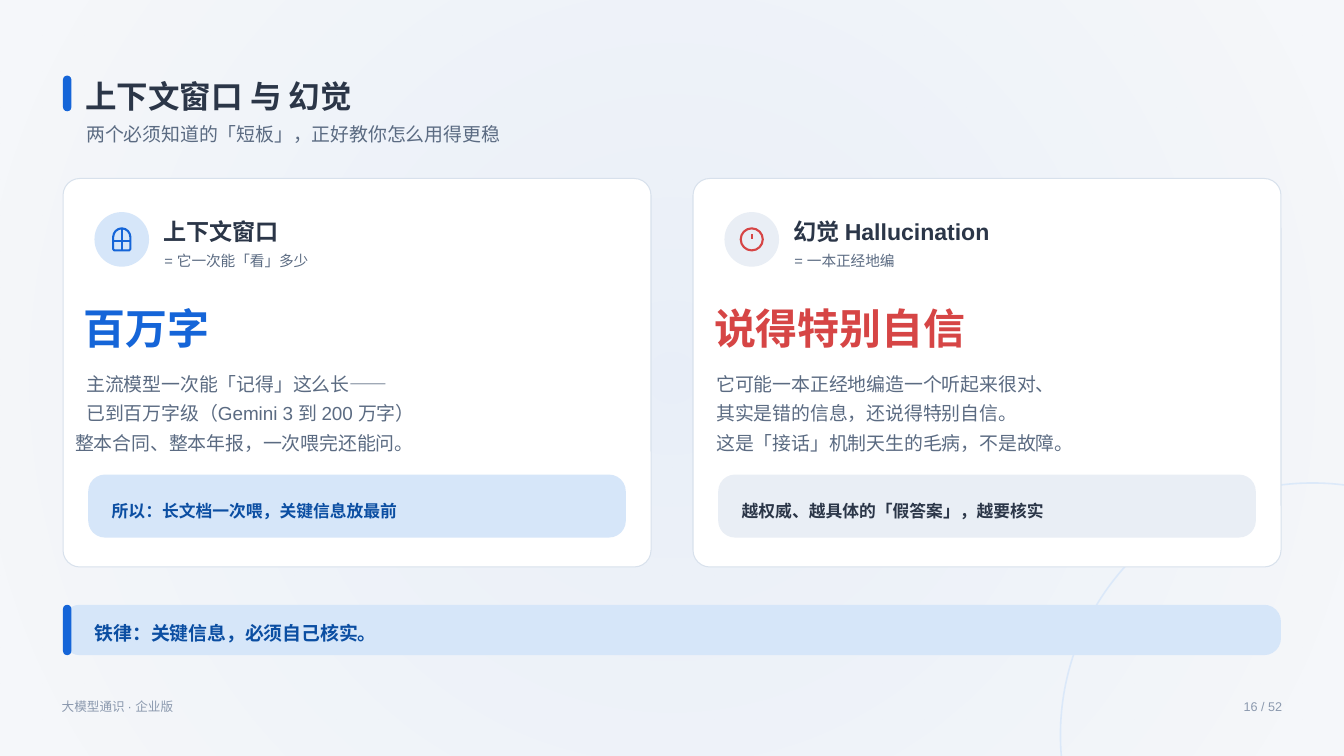
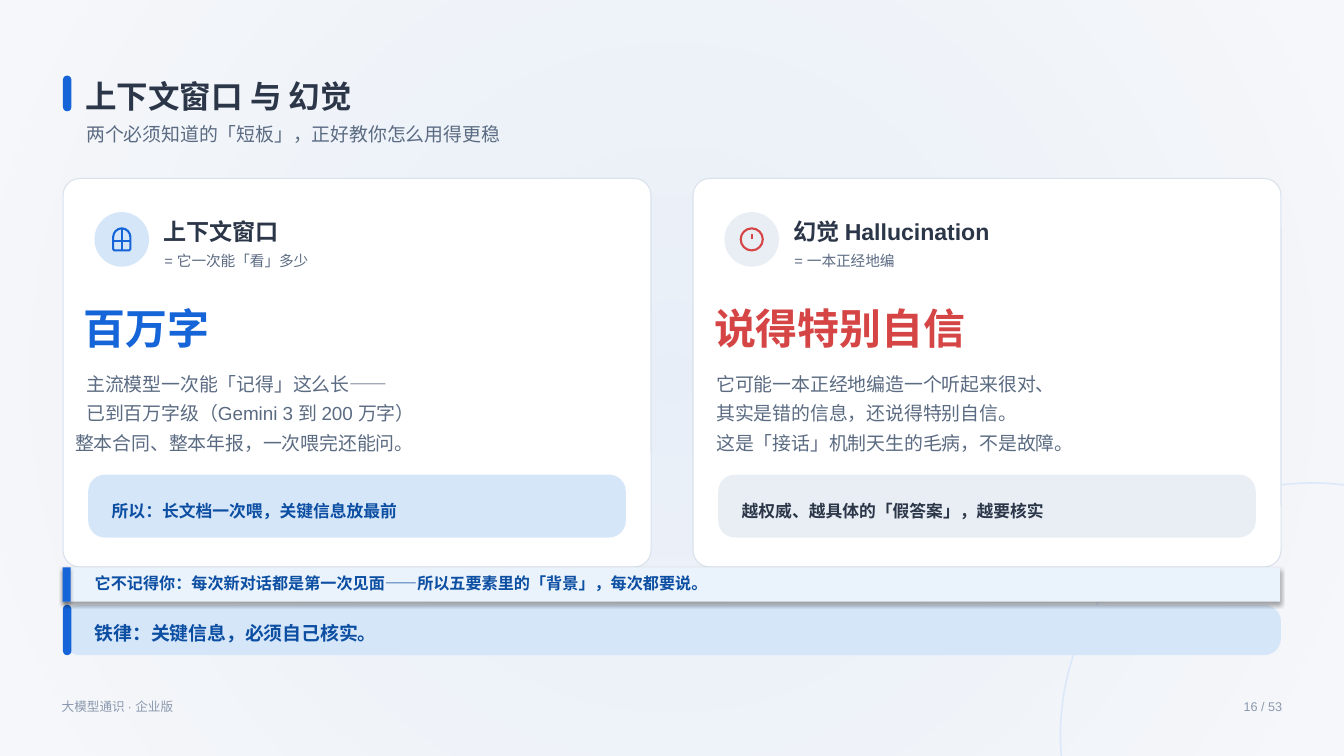
Before and after one commit to swift3000/qiyepinpeixun, a slide deck: slide 16 of 企业AI培训_交付包/初级课程_完整交付包/03_PPT课件/通用基础_PPT1_v3.pptx. Drawn at 1344x756 pixels with LibreOffice and Linux fonts; fonts in the diff are those of the drawing. Boxes give left, top, right and bottom in pixels: in the first picture for what was removed or moved away, otherwise in the second. Text is boxed around its words. In the diff, an @@ line names an element or a change of style, - is before the commit and + after.

Commit message:
T27: 初级 v3.6 小白动手闭环 52到53页
新P33你的前3句话(第一次交互逐字脚本)+P2名词22词+P16它不记得你+P23改稿5句+P50失望谷+P40呼应+P25练习去重7到1+md全同步9docx重转+顺手修5处悬空图片

```diff
--- a/企业AI培训_交付包/初级课程_完整交付包/03_PPT课件/通用基础_PPT1_v3.pptx
+++ b/企业AI培训_交付包/初级课程_完整交付包/03_PPT课件/通用基础_PPT1_v3.pptx
@@ rectangle added at (63, 568, 1280, 602), fill #EAF2FB @@
@@ rectangle added at (63, 568, 71, 602), fill #1565D8 @@
@@ text added at (95, 575, 708, 591), 11.5 pt, text #0B4EA2, bold @@
+它不记得你：每次新对话都是第一次见面——所以五要素里的「背景」，每次都要说。
```
Also in this commit, not shown: 42 other slides changed, 1 slide added, 20 other files.
